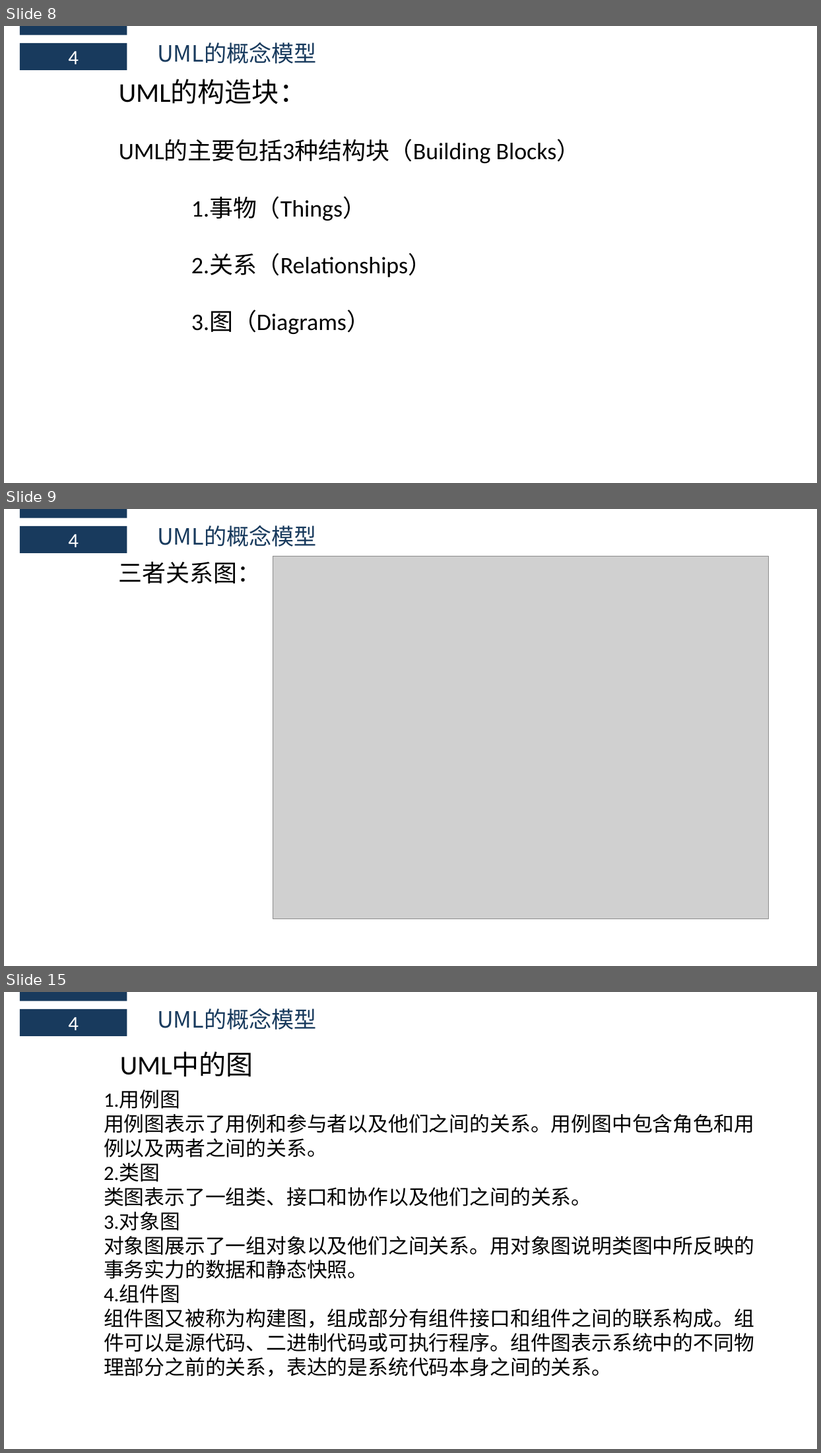
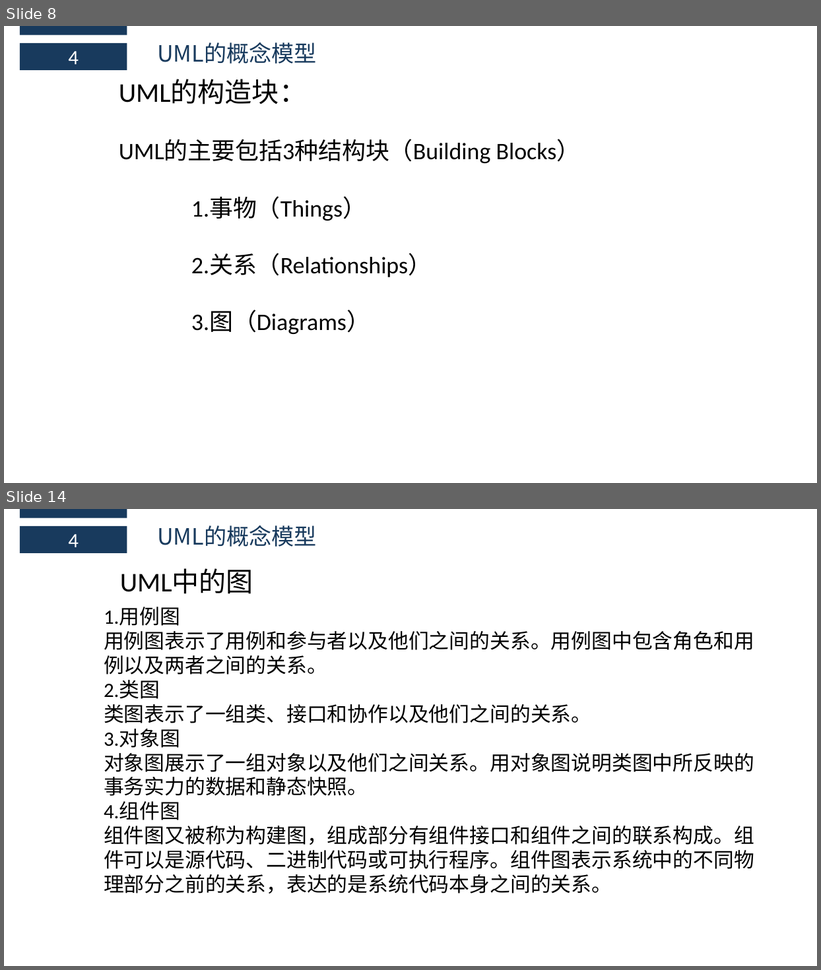
Before and after one commit to boboHh/AssistantTeaching, a slide deck: 非受控文档/06-公用/PRD2018-G11-UML结构.pptx. Shown one above the other, each under a label of ours: slides 8, 9 and 15 before the commit, slides 8 and 14 after it; the slides between them are not shown. The pictures are 821x1453 and 821x970 pixels, drawn with LibreOffice and Linux fonts; fonts in the diff are those of the drawing; grey boxes stand for pictures. Boxes give left, top, right and bottom in pixels: in the first picture for what was removed or moved away, otherwise in the second. Text is boxed around its words. In the diff, an @@ line names an element or a change of style, - is before the commit and + after.

```diff
--- a/非受控文档/06-公用/PRD2018-G11-UML结构.pptx
+++ b/非受控文档/06-公用/PRD2018-G11-UML结构.pptx
@@ slide 9 removed at (x1=4, y1=509, x2=817, y2=966), background #FFFFFF @@
@@ rectangle removed at (x1=20, y1=509, x2=127, y2=518) @@
@@ rectangle removed at (x1=20, y1=526, x2=127, y2=553) @@
-4
@@ text removed at (x1=157, y1=525, x2=317, y2=547) @@
-UML的概念模型
@@ text removed at (x1=119, y1=561, x2=261, y2=584) @@
-三者关系图：
@@ picture removed at (x1=273, y1=557, x2=769, y2=920) @@
@@ what was slide 15 is now slide 14 @@
```
Also in this commit, not shown: 5 slides changed.
